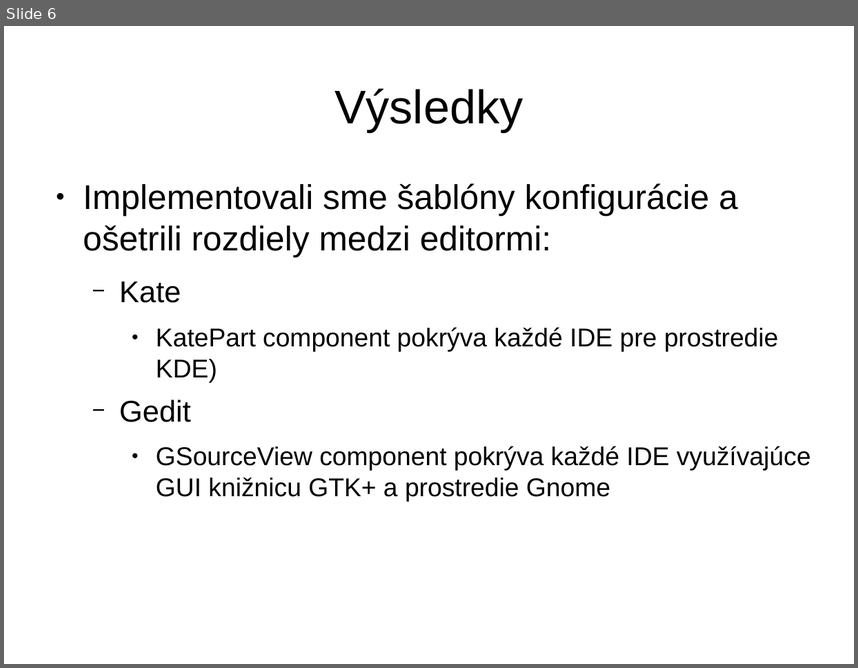
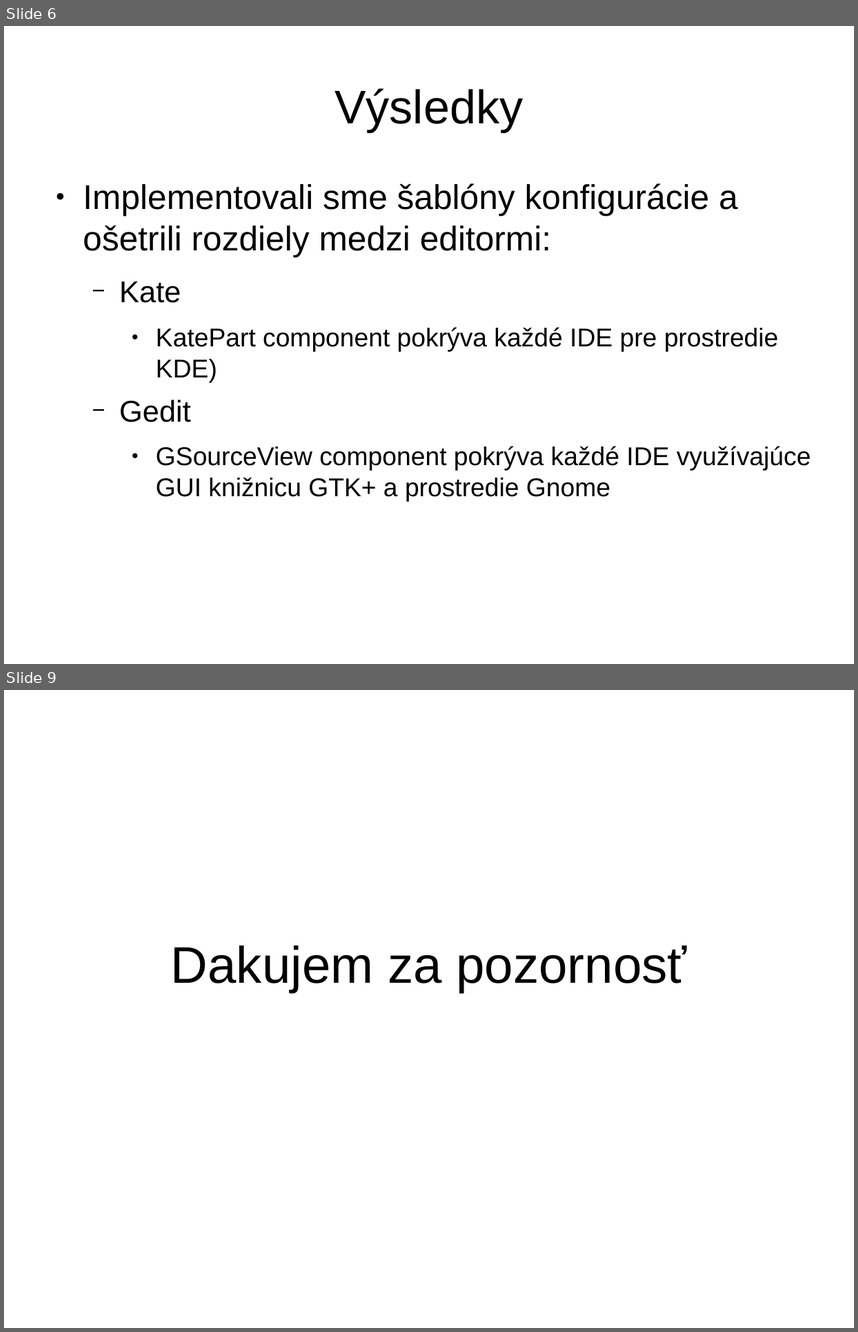
Before and after one commit to yin/syntaxer, a slide deck: obhajoba/bc2014-obhajoba15-prezentacia.odp. Shown one above the other, each under a label of ours: slide 6 before the commit, slides 6 and 9 after it; the slides between them are not shown. The pictures are 858x668 and 858x1332 pixels, drawn with LibreOffice and Linux fonts; fonts in the diff are those of the drawing. Boxes give left, top, right and bottom in pixels: in the first picture for what was removed or moved away, otherwise in the second. Text is boxed around its words. In the diff, an @@ line names an element or a change of style, - is before the commit and + after.

```diff
--- a/obhajoba/bc2014-obhajoba15-prezentacia.odp
+++ b/obhajoba/bc2014-obhajoba15-prezentacia.odp
@@ slide 9 added at [4, 690, 854, 1328], background #FFFFFF @@
@@ subtitle added at [171, 945, 686, 992], 48 pt, text #000000 @@
+Dakujem za pozornosť
```
Also in this commit, not shown: 2 other slides added, 1 other file.
